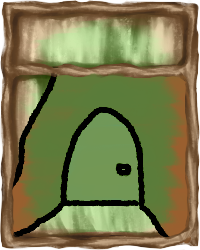
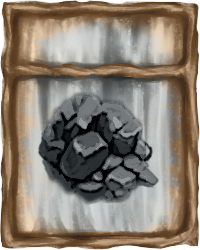
Before/after of a w=200, h=250 layered artwork. What changed in the layer stack:
added group "base" (1st of 2) with 5 layers above "base" over [10, 5, 200, 243]
added layer "frame" (4th of 5, in "base") in group "base" over [10, 5, 200, 243]
added layer "paint" (4th of 5, in "base") (color) in group "base" over [10, 12, 200, 243]
added layer "Layer 11" in group "base" over [37, 85, 160, 206]
added layer "card" (4th of 5, in "base") in group "base" over [10, 5, 200, 243]
hid group "base" (2nd of 2) (5 layers) over [10, 5, 200, 243]
